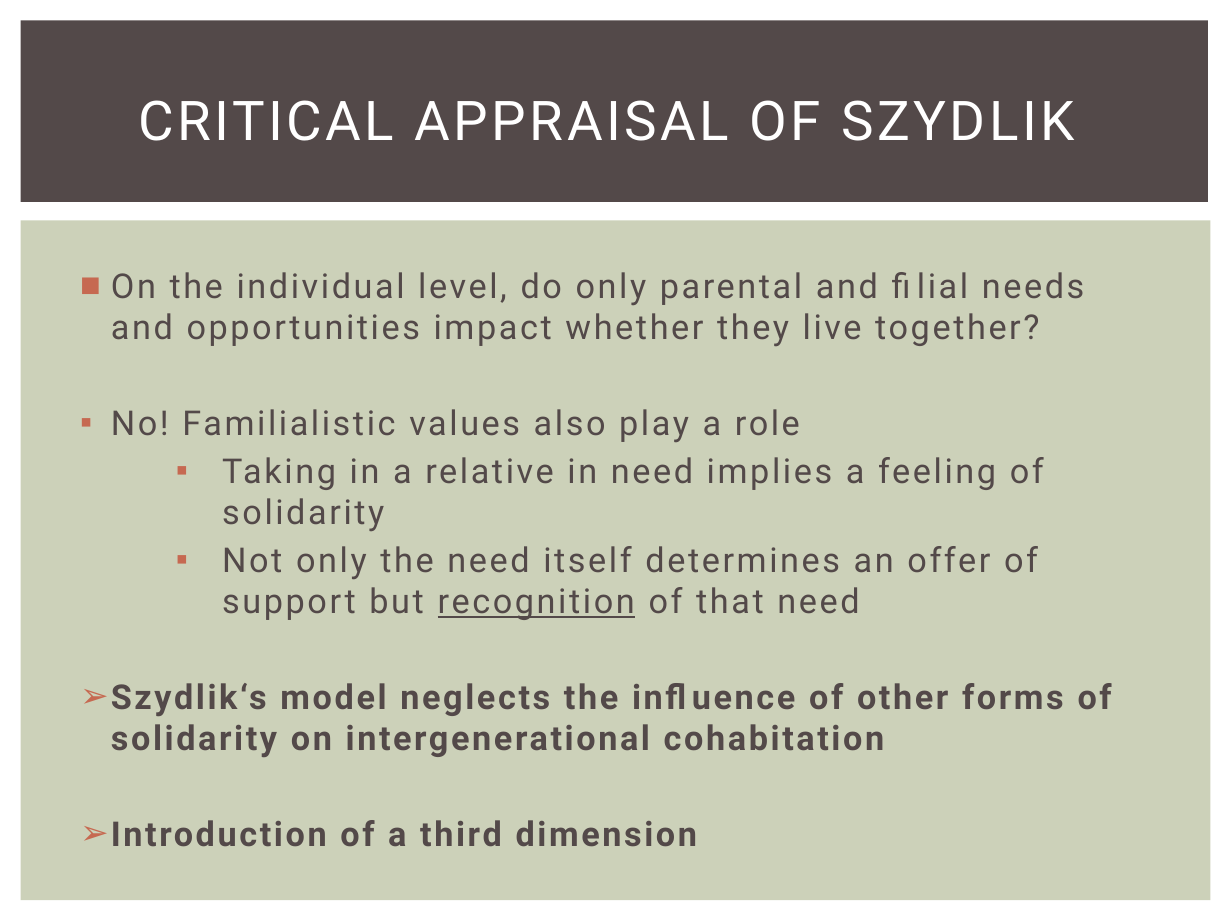
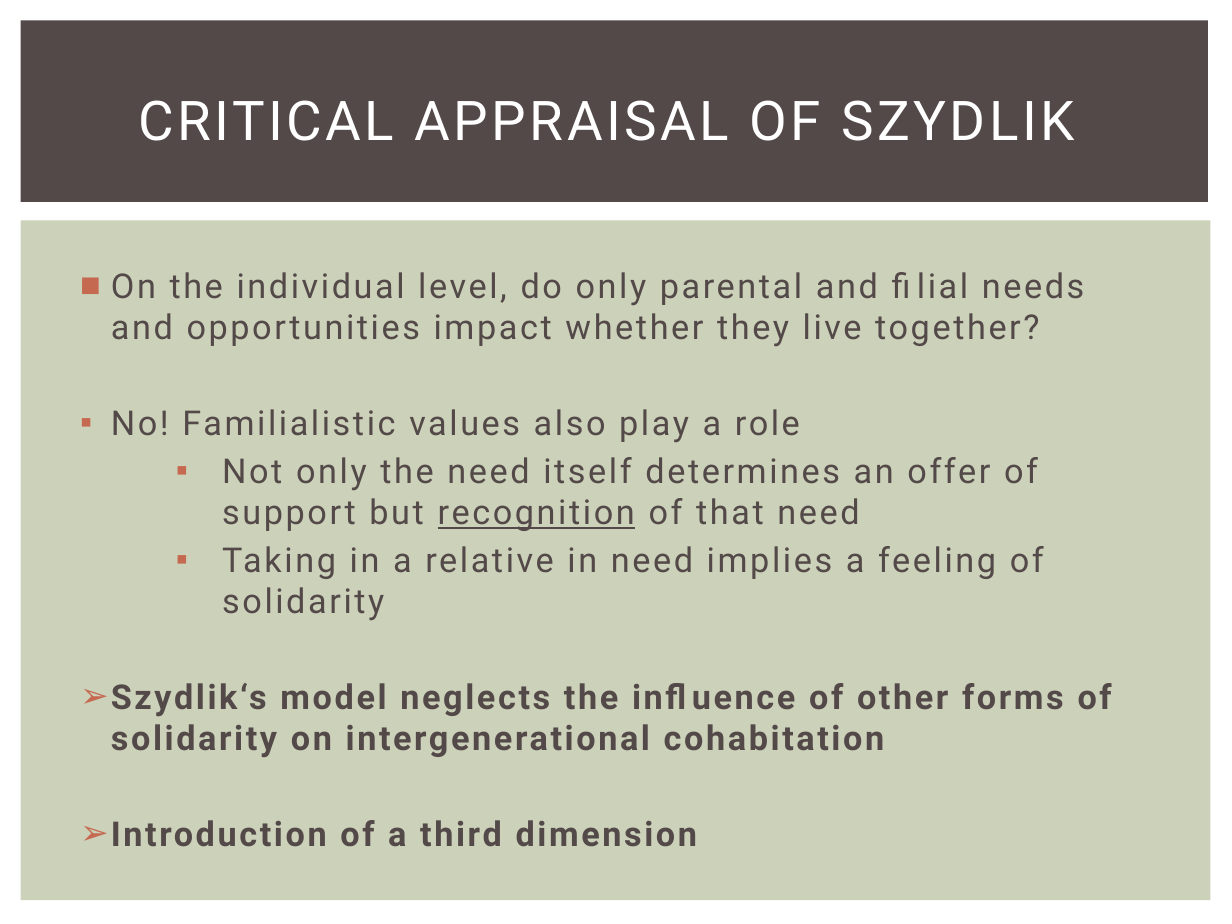
Before and after one commit to Drs-Jusy-Fischges/Solidaritaet, a slide deck: slide 6 of Poster & Präsis/Coll_Tubi.pptx. Drawn at 1232x924 pixels with LibreOffice and Linux fonts; fonts in the diff are those of the drawing. Boxes give left, top, right and bottom in pixels: in the first picture for what was removed or moved away, otherwise in the second. Text is boxed around its words. In the diff, an @@ line names an element or a change of style, - is before the commit and + after.

```diff
--- a/Poster & Präsis/Coll_Tubi.pptx
+++ b/Poster & Präsis/Coll_Tubi.pptx
@@ text at box(222, 457, 1038, 531): paragraph added @@
+▪ Not only the need itself determines an offer of support but recognition of that need
@@ text at box(222, 546, 1038, 620): paragraph removed @@
-▪ Not only the need itself determines an offer of support but recognition of that need
```
Also in this commit, not shown: 6 other slides changed.
